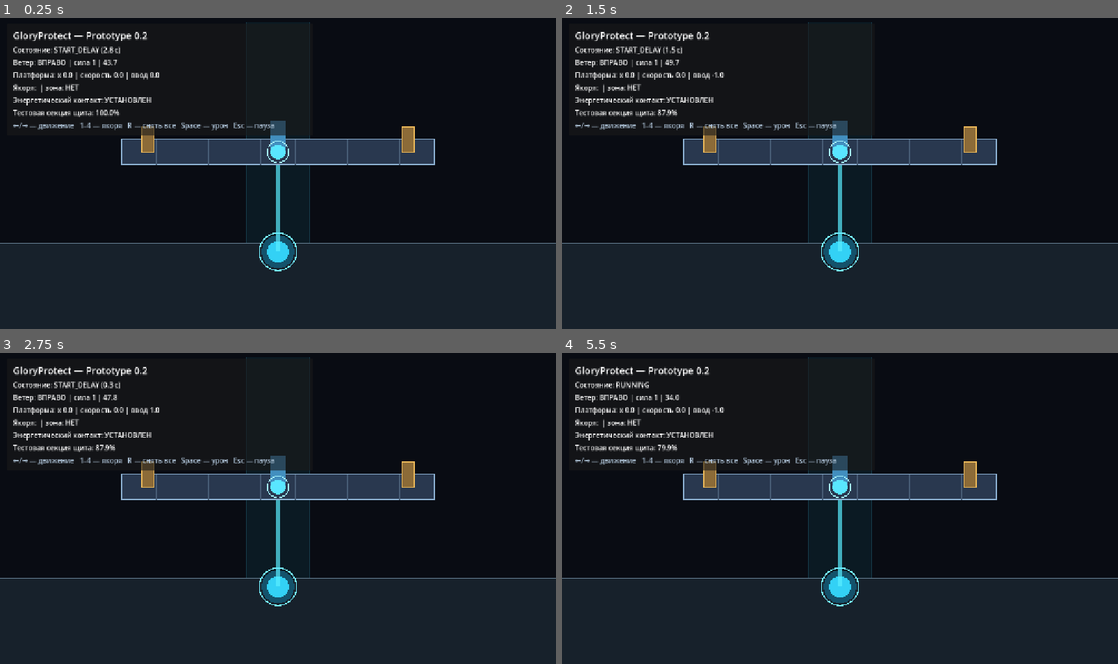
Above: before the commit, frames 1-4 (two rows, left to right).
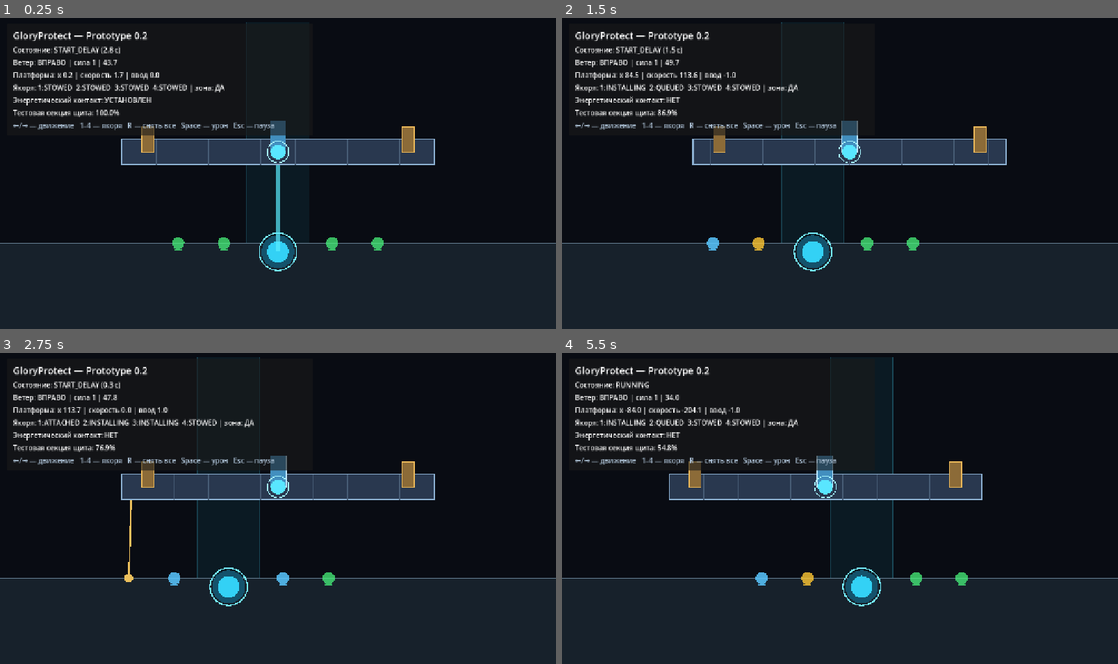
Above: after the commit, the same moments.

Repository: bageus/GloryProtect
Game: Godot game, scene res://scenes/game/game_root.tscn
Same seed, same stepped clock (60 frames per second), same inputs: the game is played once before the commit and once after it.
Inputs:
- Up to frame 1 (0.25 s): no input
- Up to frame 2 (1.5 s): tap Enter (ui_accept) at 0.5, 0.77 s; hold Right (ui_right) 0.53-1.28 s; tap 1 at 0.6 s; hold Left (ui_left) from 1.28 s (still down); tap 2 at 1.35 s
- Up to frame 3 (2.75 s): tap Enter (ui_accept) at 1.52 s; release Left (ui_left) at 2.03 s; hold Right (ui_right) from 2.03 s (still down); tap 3 at 2.1 s
- Up to frame 4 (5.5 s): tap 4 at 2.85 s; tap Enter (ui_accept) at 3.02, 3.77, 4.52 s; release Right (ui_right) at 3.53 s; hold Left (ui_left) from 3.53 s (still down); tap R at 3.6 s; tap 1 at 4.35 s; tap 2 at 5.1 s

The runs differ from the first frame. In frame 1, 0.9% of the frame differs, in the area x 6-69%, y 1-78%; in frame 2, 4.2%; in frame 3, 2.7%; in frame 4, 4.7%, in the area x 6-79%, y 1-82%.
Error before the commit: Assertion failed: AnchorSystem requires AnchorBalance (res://scripts/anchors/anchor_system.gd:33)

Commit message:
refactor: use anchor balance resource in prototype scene

Diff:
--- a/scenes/game/game_root.tscn
+++ b/scenes/game/game_root.tscn
@@ -7,6 +7,7 @@
 [ext_resource type="Script" path="res://scripts/shield/prototype_shield_system.gd" id="5_shield"]
 [ext_resource type="Script" path="res://scripts/ui/prototype_hud.gd" id="6_hud"]
 [ext_resource type="Script" path="res://scripts/anchors/anchor_system.gd" id="7_anchor"]
+[ext_resource type="Resource" path="res://resources/balance/anchor_balance.tres" id="8_anchor_balance"]
 
 [node name="GameRoot" type="Node2D"]
 
@@ -31,13 +32,9 @@
 game_flow_path = NodePath("../../GameFlowController")
 wind_system_path = NodePath("../../WindSystem")
 platform_path = NodePath("../Platform")
+balance = ExtResource("8_anchor_balance")
 orb_x = 0.0
 ground_y = 510.0
-installation_zone_half_width = 145.0
-install_duration = 1.25
-overload_duration = 2.5
-return_duration = 0.75
-rope_length = 315.0
 
 [node name="Platform" type="Node2D" parent="World"]
 position = Vector2(0, 300)
Not shown: 1 places in scenes/game/game_root.tscn that only renumber resources
